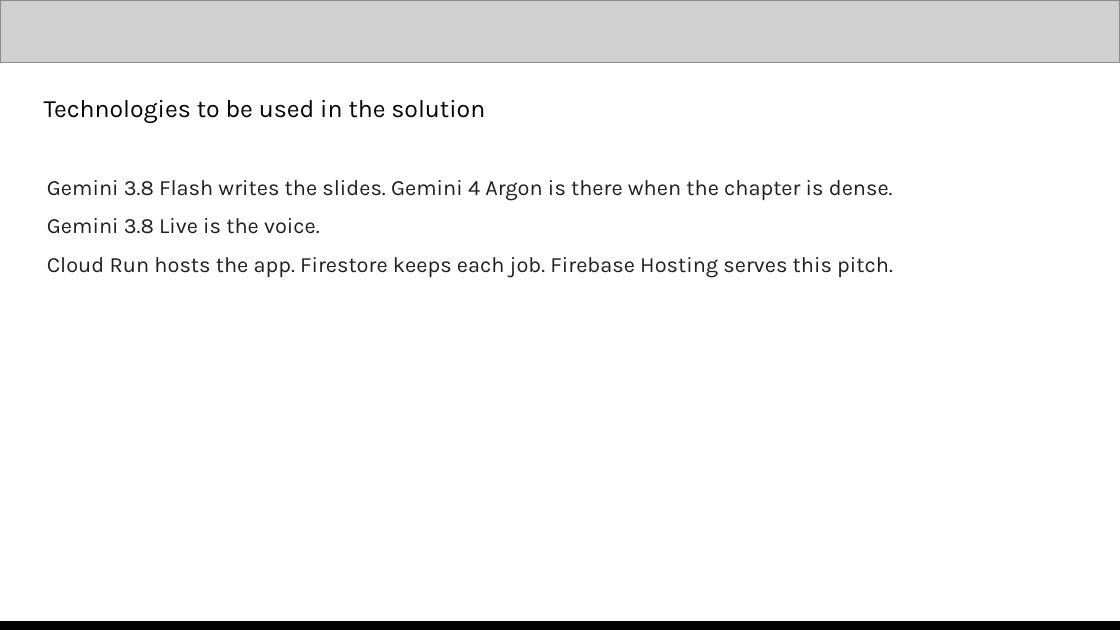
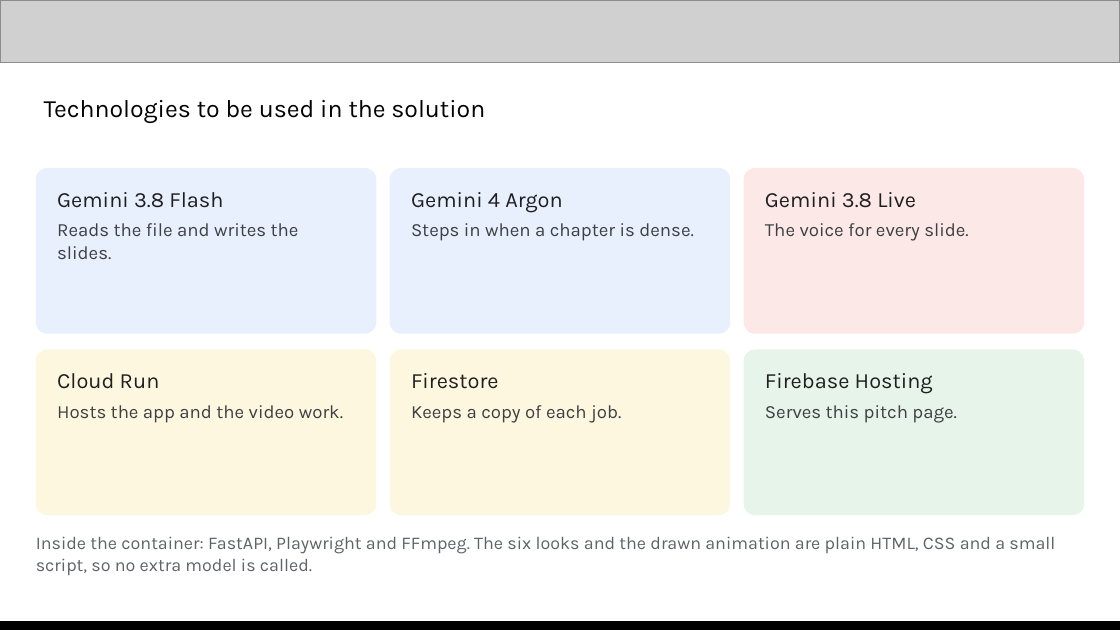
Before and after one commit to saitej123/Gemini-Multimodal-Studio, a slide deck: slide 9 of Template/Out/Multimodal Studio - AI Builder Cup.pptx. Drawn at 1120x630 pixels with LibreOffice and Linux fonts; fonts in the diff are those of the drawing; grey boxes stand for pictures. Boxes give left, top, right and bottom in pixels: in the first picture for what was removed or moved away, otherwise in the second. Text is boxed around its words. In the diff, an @@ line names an element or a change of style, - is before the commit and + after.

```diff
--- a/Template/Out/Multimodal Studio - AI Builder Cup.pptx
+++ b/Template/Out/Multimodal Studio - AI Builder Cup.pptx
@@ rounded rectangle "Gemini 3.8 Flash": place and size @@
-rounded rectangle "Gemini 3.8 Flash" at bbox=[47, 180, 893, 278]
+rounded rectangle "Gemini 3.8 Flash" at bbox=[36, 168, 376, 334]
@@ rounded rectangle "Gemini 3.8 Flash" at bbox=[36, 168, 376, 334]: fill none to #E8F0FE @@
@@ rounded rectangle added at bbox=[390, 168, 730, 334], fill #E8F0FE, 12 pt, text #3C4043 @@
+Gemini 4 Argon
+Steps in when a chapter is dense.
@@ rounded rectangle added at bbox=[744, 168, 1084, 334], fill #FCE8E6, 12 pt, text #3C4043 @@
+Gemini 3.8 Live
+The voice for every slide.
@@ text in rounded rectangle at bbox=[57, 192, 299, 259]: text changed; size 14 to 12 pt; text colour #1F1F1F to #3C4043 @@
-Gemini 3.8 Flash writes the slides. Gemini 4 Argon is there when the chapter is dense.
-Gemini 3.8 Live is the voice.
-Cloud Run hosts the app. Firestore keeps each job. Firebase Hosting serves this pitch.
+Gemini 3.8 Flash
+Reads the file and writes the slides.
@@ rounded rectangle added at bbox=[36, 349, 376, 515], fill #FEF7E0, 12 pt, text #3C4043 @@
+Cloud Run
+Hosts the app and the video work.
@@ rounded rectangle added at bbox=[390, 349, 730, 515], fill #FEF7E0, 12 pt, text #3C4043 @@
+Firestore
+Keeps a copy of each job.
@@ rounded rectangle added at bbox=[744, 349, 1084, 515], fill #E6F4EA, 12 pt, text #3C4043 @@
+Firebase Hosting
+Serves this pitch page.
@@ text added at bbox=[36, 536, 1055, 575], 11.5 pt, text #5F6368 @@
+Inside the container: FastAPI, Playwright and FFmpeg. The six looks and the drawn animation are plain HTML, CSS and a small script, so no extra model is called.
```
Also in this commit, not shown: 8 other slides changed, 3 slides added, 3 slides removed, 13 other files.
